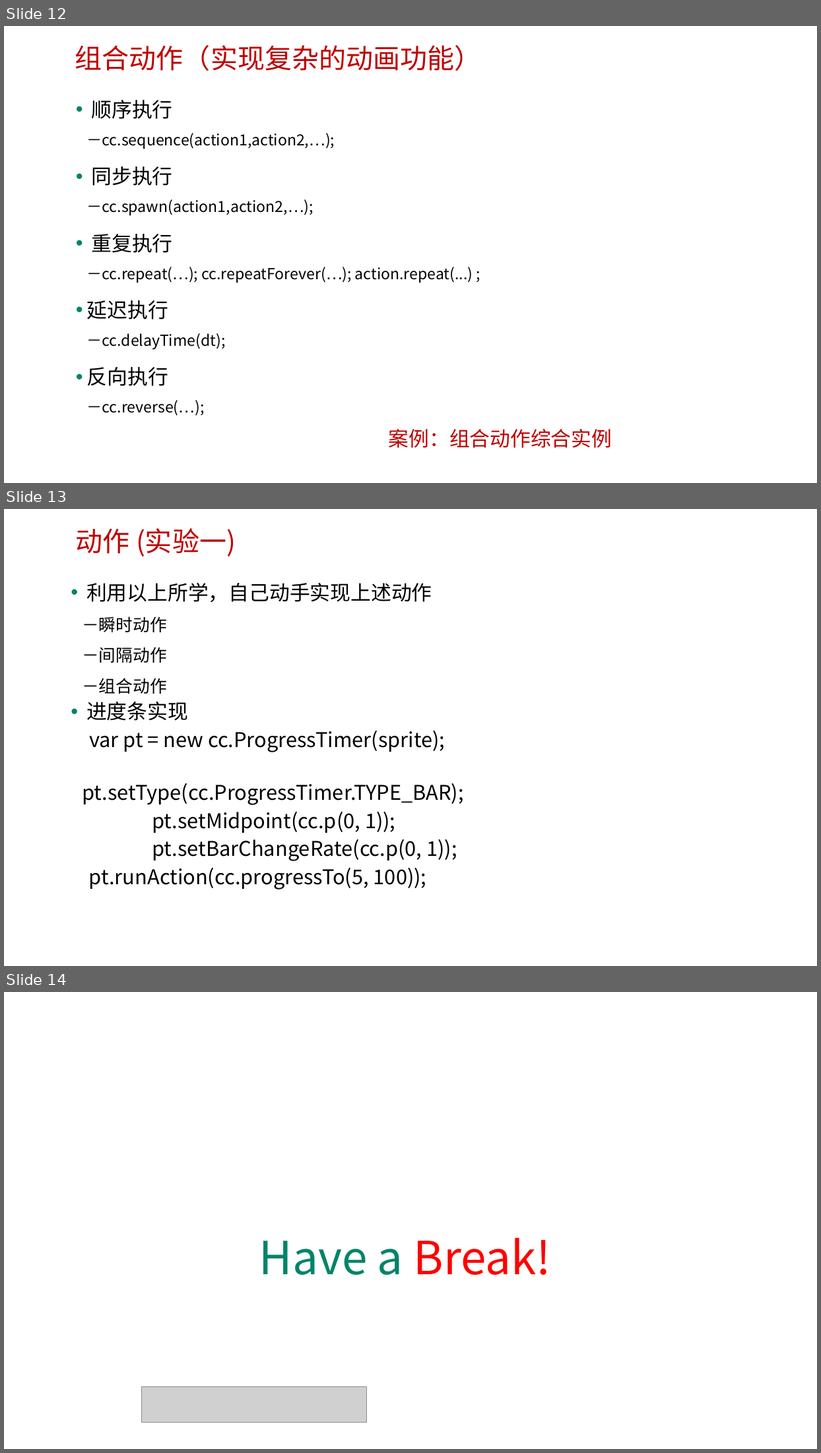
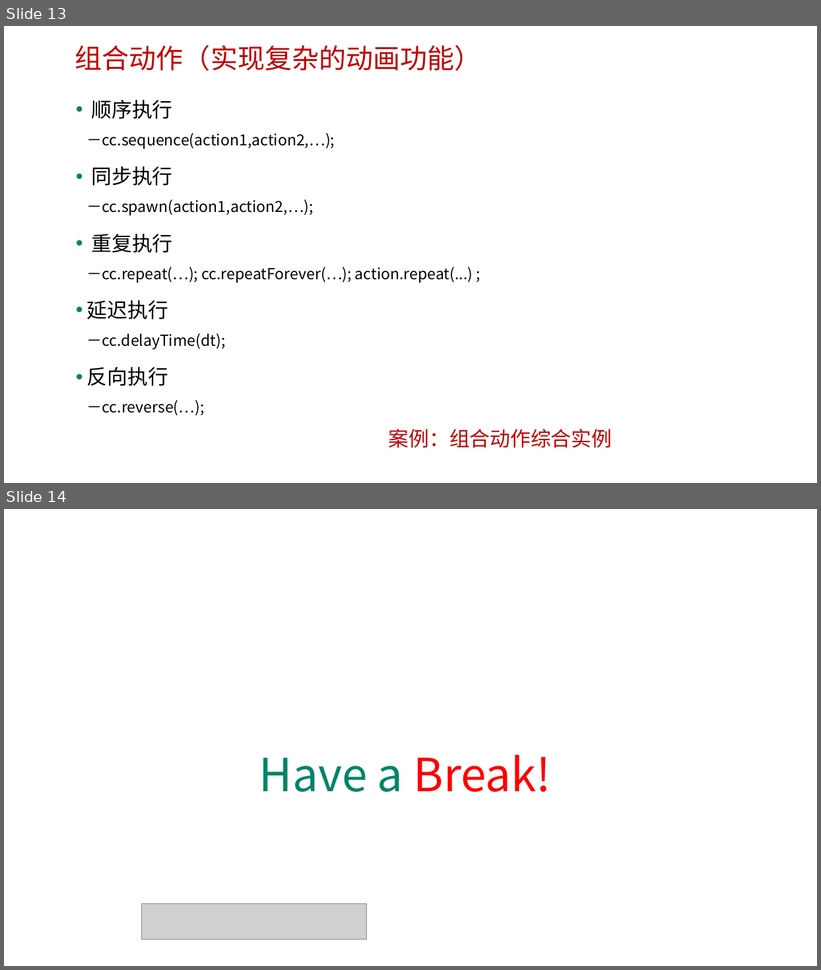
Before and after one commit to edu2act/course-H5-Animation-and-Game-Development, a slide deck: 课程PPT/（10）动作与动画.ppt. Shown one above the other, each under a label of ours: slides 12, 13 and 14 before the commit, slides 13 and 14 after it. The pictures are 821x1453 and 821x970 pixels, drawn with LibreOffice and Linux fonts; fonts in the diff are those of the drawing; grey boxes stand for pictures; background and template pictures are left out. Boxes give left, top, right and bottom in pixels: in the first picture for what was removed or moved away, otherwise in the second. Text is boxed around its words. In the diff, an @@ line names an element or a change of style, - is before the commit and + after.

```diff
--- a/课程PPT/（10）动作与动画.ppt
+++ b/课程PPT/（10）动作与动画.ppt
@@ slide 13 removed at <box>4,509,817,966</box>, background picture (left out) @@
@@ title removed at <box>76,528,236,557</box> @@
-动作 (实验一)
@@ text removed at <box>82,583,464,890</box> @@
-• 利用以上所学，自己动手实现上述动作
-  －瞬时动作
-  －间隔动作
-  －组合动作
-• 进度条实现
-var pt = new cc.ProgressTimer(sprite);
-pt.setType(cc.ProgressTimer.TYPE_BAR);
-pt.setMidpoint(cc.p(0, 1));
-pt.setBarChangeRate(cc.p(0, 1));
-pt.runAction(cc.progressTo(5, 100));
@@ what was slide 12 is now slide 13 @@
```
Also in this commit, not shown: 1 slide added, 3 other files.
